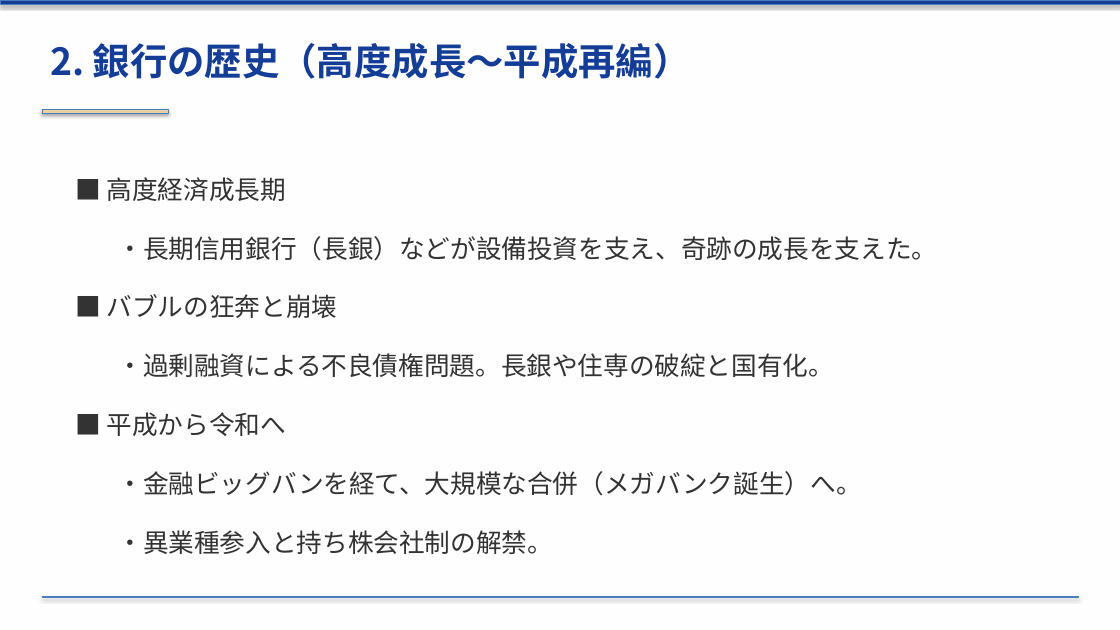
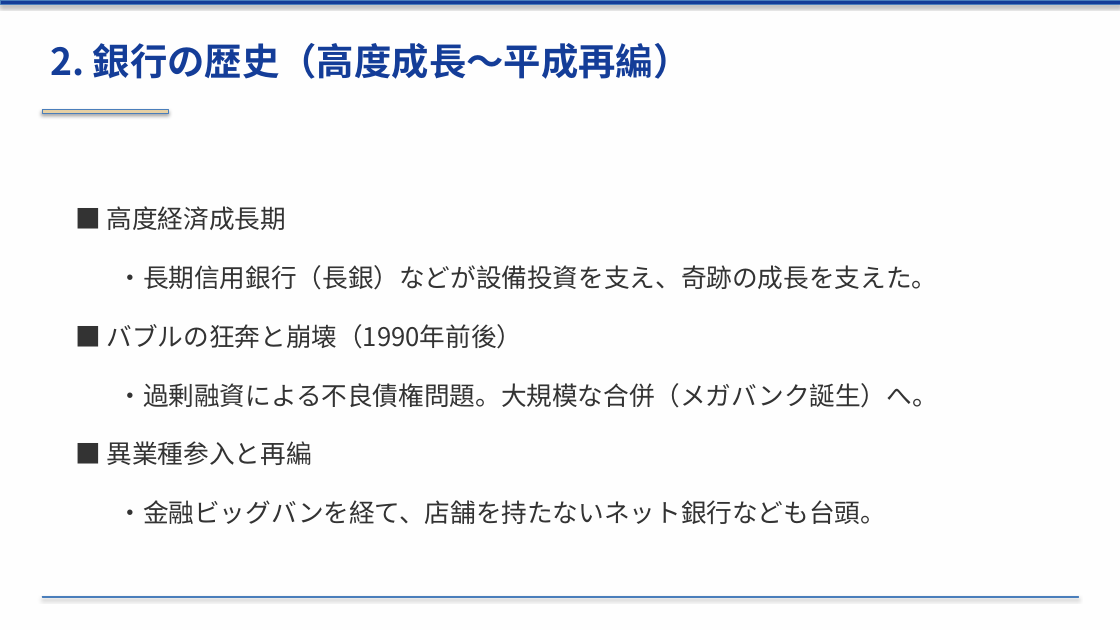
Before and after one commit to xilicrysta/bank-pptx, a slide deck: slide 8 of bank_industry_presentation.pptx. Drawn at 1120x630 pixels with LibreOffice and Linux fonts; fonts in the diff are those of the drawing. Boxes give left, top, right and bottom in pixels: in the first picture for what was removed or moved away, otherwise in the second. Text is boxed around its words. In the diff, an @@ line names an element or a change of style, - is before the commit and + after.

```diff
--- a/bank_industry_presentation.pptx
+++ b/bank_industry_presentation.pptx
@@ text at <box>107,324,937,524</box>: text changed @@
-■ バブルの狂奔と崩壊
-  ・過剰融資による不良債権問題。長銀や住専の破綻と国有化。
-■ 平成から令和へ
-  ・金融ビッグバンを経て、大規模な合併（メガバンク誕生）へ。
-  ・異業種参入と持ち株会社制の解禁。
+■ バブルの狂奔と崩壊（1990年前後）
+  ・過剰融資による不良債権問題。大規模な合併（メガバンク誕生）へ。
+■ 異業種参入と再編
+  ・金融ビッグバンを経て、店舗を持たないネット銀行なども台頭。
```
Also in this commit, not shown: 4 other slides changed, 2 other files.
